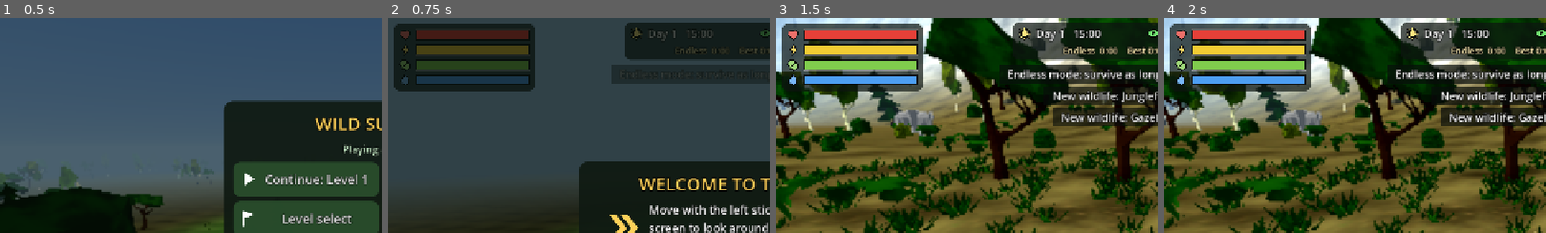
Above: before the commit, frames 1-4 (left to right).
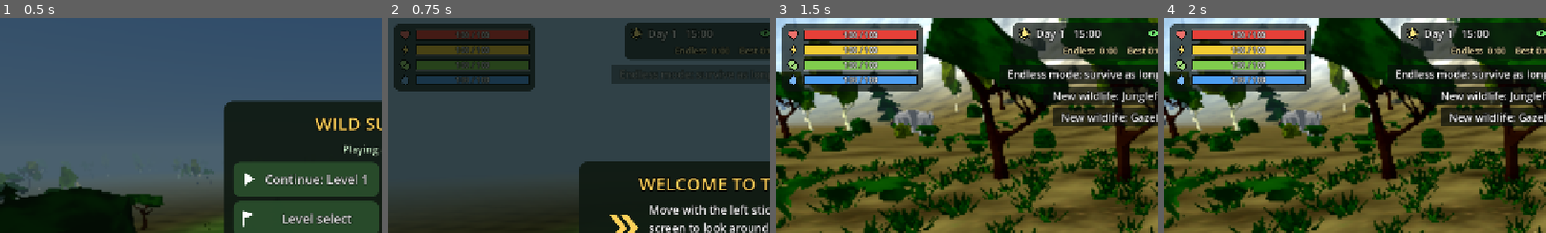
Above: after the commit, the same moments.

Repository: hamzaqadir6666-pixel/wild-survival-mobile
Game: Godot game, scene res://scenes/main.tscn
Two runs of this game, one before a commit and one after it. Both use one fixed random seed, a clock stepped at 60 frames per second and the inputs below. Sound files missing from this copy of the repository are replaced by a short silence.
Inputs:
- Up to frame 1 (0.5 s): no input
- Up to frame 2 (0.75 s): click "Endless mode" at 0.5 s
- Up to frame 3 (1.5 s): click "Skip" at 1.25 s
- Up to frame 4 (2 s): no input
The pictures show only the part of the screen within x 0-50%, y 0-50%; the shares and areas given below are measured in that part.

Frame 1 is identical in both runs. In frame 2, 0.5% of the frame differs, in the area x 17-27%, y 6-31%; in frame 3, 1.0%; in frame 4, 1.0%.

Commit message:
Hunters keep chasing until you hide (bush, deep water, thicket) with a HIDDEN status line; 30 s thirst countdown; numbers on the bars
Co-authored-by: arena-agent <297053741+arena-agent@users.noreply.github.com>

Diff:
--- a/scripts/animal.gd
+++ b/scripts/animal.gd
@@ -36,7 +36,8 @@
 var in_water := false
 var home := Vector2.ZERO
 var is_bird := false
-var hidden := false      # inside a safe thicket (deer only)
+var hidden := false      # out of sight in a thicket or a bush (player only)
+var hide_kind := 0       # 0 = in the open, 1 = inside an ordinary bush, 2 = inside a safe thicket
 var sneaking := false
 var noise := 0.0         # how far the animal can be heard, metres
 var lie_y := 0.2
--- a/scripts/data.gd
+++ b/scripts/data.gd
@@ -13,16 +13,16 @@
 	"fawn": {"name": "Fawn", "model": "deer", "scale": 0.2, "fur": "fawn", "pat": Color(0.95, 0.92, 0.85), "pat_k": 1.0, "uv": Vector2(2.5, 2.5), "walk": 3.0, "run": 8.0},
 	"lion": {"name": "Lion", "kind": "predator", "tex": "lion", "model": "lion", "scale": 0.37, "fur": "plain", "pat": Color(0.45, 0.3, 0.15), "pat_k": 0.3, "uv": Vector2(3, 3),
 		"walk": 1.6, "run": 10.1, "sight": 34.0, "hear": 1.0, "stalk": 3.0, "charge": 20.0, "chase": 7.0, "memory": 4.0, "dmg": 34.0, "reach": 2.3, "cool": 1.6, "style": "ambush", "sound": "roar", "pitch": 0.62,
-		"info": "Ambush hunter. Hits very hard but only chases for a few seconds."},
+		"info": "Ambush hunter. Hits very hard. Tires after a few seconds, but follows until you hide."},
 	"tiger": {"name": "Tiger", "kind": "predator", "tex": "lioness", "tint": Color(1.25, 0.86, 0.42), "model": "tiger", "scale": 0.38, "fur": "stripes", "pat": Color(0.06, 0.04, 0.03), "pat_k": 1.0, "uv": Vector2(1.6, 1.6),
 		"walk": 1.5, "run": 9.7, "sight": 38.0, "hear": 1.2, "stalk": 14.0, "charge": 9.0, "chase": 6.0, "memory": 5.0, "dmg": 30.0, "reach": 2.3, "cool": 1.5, "style": "stalk", "sound": "snarl", "pitch": 0.6,
 		"info": "Stalks silently until it is very close, then pounces."},
 	"cheetah": {"name": "Cheetah", "kind": "predator", "tex": "lioness", "tint": Color(1.2, 1.05, 0.72), "model": "cheetah", "scale": 0.29, "wide": 0.82, "fur": "spots", "pat": Color(0.07, 0.05, 0.04), "pat_k": 1.0, "uv": Vector2(3.0, 3.0),
 		"walk": 1.7, "run": 13.6, "sight": 46.0, "hear": 0.9, "stalk": 2.0, "charge": 30.0, "chase": 5.0, "memory": 3.0, "dmg": 22.0, "reach": 2.0, "cool": 1.3, "style": "sprint", "sound": "snarl", "pitch": 0.95,
-		"info": "By far the fastest hunter, but it gives up after a short sprint."},
+		"info": "By far the fastest hunter, but it tires after a short sprint."},
 	"hyena": {"name": "Hyena", "kind": "predator", "tex": "hyena", "model": "hyena", "scale": 0.30, "fur": "blotch", "pat": Color(0.16, 0.12, 0.09), "pat_k": 0.0, "uv": Vector2(2.0, 2.0),
 		"walk": 1.6, "run": 8.0, "sight": 36.0, "hear": 1.3, "stalk": 4.0, "charge": 16.0, "chase": 40.0, "memory": 9.0, "dmg": 14.0, "reach": 1.9, "cool": 1.4, "style": "pack_circle", "sound": "laugh", "pitch": 1.25, "pack": 3,
-		"info": "Hunts in packs of three, circles its prey and almost never gives up."},
+		"info": "Hunts in packs of three, circles its prey and hardly tires."},
 	"wolf": {"name": "Wolf", "kind": "predator", "model": "wolf", "scale": 0.33, "fur": "plain", "pat": Color(0.2, 0.2, 0.2), "pat_k": 0.35, "uv": Vector2(3, 3),
 		"walk": 1.7, "run": 8.6, "sight": 40.0, "hear": 1.4, "stalk": 3.0, "charge": 22.0, "chase": 30.0, "memory": 7.0, "dmg": 16.0, "reach": 1.9, "cool": 1.3, "style": "pack_chase", "sound": "howl", "pitch": 0.55, "pack": 3,
 		"info": "Packs of three that keep chasing for a very long time."},
--- a/scripts/player.gd
+++ b/scripts/player.gd
@@ -19,6 +19,8 @@
 var air := 0.0                 # height above the ground while jumping
 var swimming := false
 var sprinting := false
+const THIRST_TIME := 30.0
+var thirst_left := 0.0          # seconds left to drink once the water bar is empty (0 = not counting)
 var action := ""               # "", "graze", "drink"
 var action_time := 0.0
 var poison := 0.0
@@ -71,7 +73,7 @@
 	alive = true
 	cause = ""
 	refresh_abilities()
-	health = max_health; stamina = max_stamina; food = 100.0; water = 100.0
+	health = max_health; stamina = max_stamina; food = 100.0; water = 100.0; thirst_left = 0.0
 	poison = 0.0; vy = 0.0; air = 0.0; action = ""; exhausted = false; regen_block = 0.0
 	distance_walked = 0.0
 	_warn_food = false; _warn_water = false
@@ -154,8 +156,14 @@
 		health -= 1.6 * delta
 		if health <= 0.0: health = 0.0; die("Starvation"); return
 	if water <= 0.0:
-		health -= 2.0 * delta
-		if health <= 0.0: health = 0.0; die("Thirst"); return
+		# an empty water bar starts a 30 second countdown instead of hurting at once
+		if thirst_left <= 0.0:
+			thirst_left = THIRST_TIME
+			note.emit("Water is empty! Drink within %d seconds." % int(THIRST_TIME), 2)
+		thirst_left -= delta
+		if thirst_left <= 0.0:
+			thirst_left = 0.0; health = 0.0; die("Thirst"); return
+	else: thirst_left = 0.0
 	if poison > 0.0:
 		poison -= delta
 		health -= 4.0 * delta
@@ -227,7 +235,8 @@
 	splash.emitting = (in_water and speed > 0.5 and air <= 0.0) or (ground < -0.05 and ground >= -swim_depth and speed > 2.5 and air <= 0.0)
 	splash.position.y = (-position.y) + 0.05 if ground < 0.0 else 0.0
 	if blob: blob.visible = not in_water and air < 2.5
-	hidden = World.thicket_at(position.x, position.z) >= 0
+	hide_kind = 2 if World.thicket_at(position.x, position.z) >= 0 else (1 if air <= 0.0 and not in_water and World.bush_at(position.x, position.z) else 0)
+	hidden = hide_kind > 0
 	# ---- noise heard by hunters ----
 	if has("ghostfern"): noise = 0.0
 	elif speed < 0.3: noise = 0.0
--- a/scripts/predator.gd
+++ b/scripts/predator.gd
@@ -13,6 +13,7 @@
 var aware := 0.0                   # 0..1 suspicion of the deer
 var last_seen := Vector2.ZERO
 var unseen := 0.0
+var blocked := 0.0
 var chase_time := 0.0
 var tired := 0.0
 var hunger := 30.0
@@ -58,6 +59,7 @@
 		CHASE:
 			chase_time = 0.0
 			unseen = 0.0
+			blocked = 0.0
 
 func _patrol_point() -> Vector2:
 	if style == "water":
@@ -75,9 +77,17 @@
 	return h > -0.45
 
 ## deer sensing: sight (cone, shorter when the deer sneaks, at night or in rain) and hearing
+## the player is out of this hunter's sight: in a safe thicket, deep inside a bush (unless the hunter
+## is right on top of it), or swimming where a land hunter cannot follow
+func cant_see(deer: Animal) -> bool:
+	if deer.hide_kind == 2: return true
+	# a bush only works with a head start: a hunter within 4 m when you slip in has seen where you went
+	if deer.hide_kind == 1: return unseen > 0.0 or dist_to(deer.position) > 4.0
+	return deer.in_water and style != "water"
+
 func senses_deer() -> bool:
 	var deer: Player = fauna.deer
-	if deer == null or not deer.alive or deer.hidden: return false
+	if deer == null or not deer.alive or cant_see(deer): return false
 	var d := dist_to(deer.position)
 	if style == "water":
 		return d < cfg.sight and World.height(deer.position.x, deer.position.z) < 0.7
@@ -185,7 +195,7 @@
 func _stalk(delta: float, sensed: bool) -> void:
 	var deer: Player = fauna.deer
 	var d := dist_to(deer.position)
-	if not deer.alive or aware <= 0.05 or (deer.hidden and unseen > 2.0):
+	if not deer.alive or aware <= 0.05 or (cant_see(deer) and unseen > 2.0):
 		on_deer = false
 		target = null
 		aware = 0.0
@@ -226,10 +236,15 @@
 	var d := pos2().distance_to(tp)
 	if on_deer:
 		var deer := target
-		if deer.hidden:
+		if cant_see(deer):
+			# it hid: the hunter searches for a moment, then leaves
 			unseen += delta
-			if unseen > 1.5:
+			if unseen > (3.0 if deer.in_water else 1.5):
 				give_up(8.0); return
+			# slows to a walk and noses around where it last saw you
+			if pos2().distance_to(last_seen) > 2.5: _go(last_seen, float(cfg.walk) * 1.6, delta)
+			else: _hold(deer, delta)
+			return
 		elif d > float(cfg.sight) * 1.6:
 			unseen += delta
 			if unseen > cfg.memory:
@@ -240,14 +255,15 @@
 		else:
 			unseen = 0.0
 			last_seen = tp
-		if chase_time > cfg.chase:
-			give_up(14.0 if style == "sprint" else 9.0); return
 		if style == "water" and pos2().distance_to(home) > 16.0:
 			give_up(5.0); return
 	elif chase_time > 9.0 or d > 60.0:
 		hunger = 30.0
 		give_up(3.0); return
 	var spd: float = cfg.run
+	# a hunter no longer gives up while it can see its prey, but it tires: after its best
+	# effort (cfg.chase seconds) it slows down, which is the chance to get out of sight
+	if on_deer and chase_time > float(cfg.chase): spd *= lerpf(1.0, 0.8, clampf((chase_time - float(cfg.chase)) / 6.0, 0.0, 1.0))
 	if style == "stalk" and chase_time < 1.6: spd *= 1.3          # the pounce
 	if style == "pack_circle" and on_deer and pack.size() > 1:
 		# circle the deer; one pack member at a time darts in
@@ -262,8 +278,10 @@
 	var before := pos2()
 	_go(tp, spd, delta)
 	if speed == 0.0 and before.distance_to(pos2()) < 0.01:
-		# blocked (water or a safe thicket): pace and lose interest faster
-		chase_time += delta * 1.5
+		# blocked by something it cannot cross: pace, and leave if that lasts
+		blocked += delta
+		if blocked > 5.0:
+			give_up(6.0); return
 		face(tp - pos2(), delta, 6.0)
 		play("idle")
 
@@ -288,7 +306,7 @@
 		hit_done = true
 		if valid and target.alive and dist_to(target.position) < contact + 0.9:
 			if on_deer:
-				if not target.hidden: fauna.hit_deer(self, cfg.dmg)
+				if target.hide_kind != 2: fauna.hit_deer(self, cfg.dmg)
 			else:
 				(target as Prey).kill()
 				fauna.animal_sound(self, "thud", 1.0, 0.7)
--- a/scripts/ui/hud.gd
+++ b/scripts/ui/hud.gd
@@ -16,6 +16,8 @@
 var notes: Array = []            # {text, kind, age}
 var flash := 0.0
 var hint := ""
+var status_text := ""          # what the green status line says right now
+var thirst_text := ""
 var _acc := 0.0
 var _font: Font
 
@@ -75,6 +77,11 @@
 	draw_rect(Rect2(b.position + Vector2(2, 2), Vector2((b.size.x - 4) * clampf(frac, 0.0, 1.0), b.size.y - 4)), c)
 	draw_rect(b, Color(1, 1, 1, 0.35), false, 1.0)
 
+## bar with its number, e.g. "74 / 100"
+func _bar_n(r: Rect2, value: float, full: float, col: Color, icon_name: String, low: bool) -> void:
+	_bar(r, value / full, col, icon_name, low)
+	_text(Vector2(r.position.x + 28, r.position.y + r.size.y * 0.5 + 5.0), "%d / %d" % [int(ceil(value)), int(round(full))], 13, Color.WHITE, HORIZONTAL_ALIGNMENT_CENTER, r.size.x - 28)
+
 func _draw() -> void:
 	if game == null or game.player == null or rects.is_empty(): return
 	var p: Player = game.player
@@ -83,10 +90,10 @@
 	var rb: Rect2 = rects.bars
 	draw_style_box(_panel, rb)
 	var row := (rb.size.y - 12.0) / 4.0
-	_bar(Rect2(rb.position + Vector2(8, 6), Vector2(rb.size.x - 16, row)), p.health / p.max_health, Color(0.9, 0.25, 0.22), "heart", p.health < p.max_health * 0.3)
-	_bar(Rect2(rb.position + Vector2(8, 6 + row), Vector2(rb.size.x - 16, row)), p.stamina / p.max_stamina, Color(0.95, 0.8, 0.2), "bolt", p.exhausted)
-	_bar(Rect2(rb.position + Vector2(8, 6 + row * 2), Vector2(rb.size.x - 16, row)), p.food / 100.0, Color(0.5, 0.8, 0.3), "leaf", p.food < 20.0)
-	_bar(Rect2(rb.position + Vector2(8, 6 + row * 3), Vector2(rb.size.x - 16, row)), p.water / 100.0, Color(0.3, 0.62, 0.95), "drop", p.water < 20.0)
+	_bar_n(Rect2(rb.position + Vector2(8, 6), Vector2(rb.size.x - 16, row)), p.health, p.max_health, Color(0.9, 0.25, 0.22), "heart", p.health < p.max_health * 0.3)
+	_bar_n(Rect2(rb.position + Vector2(8, 6 + row), Vector2(rb.size.x - 16, row)), p.stamina, p.max_stamina, Color(0.95, 0.8, 0.2), "bolt", p.exhausted)
+	_bar_n(Rect2(rb.position + Vector2(8, 6 + row * 2), Vector2(rb.size.x - 16, row)), p.food, 100.0, Color(0.5, 0.8, 0.3), "leaf", p.food < 20.0)
+	_bar_n(Rect2(rb.position + Vector2(8, 6 + row * 3), Vector2(rb.size.x - 16, row)), p.water, 100.0, Color(0.3, 0.62, 0.95), "drop", p.water < 20.0)
 	# abilities owned
 	var ra: Rect2 = rects.abilities
 	var ax := ra.position.x + 15.0
@@ -133,6 +140,22 @@
 		draw_rect(r, Color(0.03, 0.05, 0.04, 0.7 * a))
 		_text(Vector2(rn.position.x, y + 23), n.text, 18, Color(col2.r, col2.g, col2.b, a), HORIZONTAL_ALIGNMENT_CENTER, rn.size.x)
 		y += 36.0
+	# status lines under the notes: hidden (green), dying of thirst (red)
+	var sy: float = rn.position.y + 132.0
+	status_text = ""
+	if p.alive and p.hidden:
+		status_text = "HIDDEN"
+		_text(Vector2(rn.position.x, sy), status_text, 24, Color(0.35, 1.0, 0.4), HORIZONTAL_ALIGNMENT_CENTER, rn.size.x)
+		sy += 28.0
+	elif p.alive and p.in_water:
+		status_text = "HIDDEN IN WATER"
+		_text(Vector2(rn.position.x, sy), status_text, 22, Color(0.35, 1.0, 0.4), HORIZONTAL_ALIGNMENT_CENTER, rn.size.x)
+		_text(Vector2(rn.position.x, sy + 18.0), "crocodiles can still see you", 13, Color(0.8, 1.0, 0.8), HORIZONTAL_ALIGNMENT_CENTER, rn.size.x)
+		sy += 44.0
+	thirst_text = ""
+	if p.alive and p.thirst_left > 0.0:
+		thirst_text = "DRINK WATER!  %d s" % int(ceil(p.thirst_left))
+		_text(Vector2(rn.position.x, sy), thirst_text, 24, Color(1.0, 0.35, 0.3), HORIZONTAL_ALIGNMENT_CENTER, rn.size.x)
 	# what the action button will do
 	if hint != "" and game.controls.buttons.has("act"):
 		var b: Dictionary = game.controls.buttons.act
--- a/scripts/ui/menus.gd
+++ b/scripts/ui/menus.gd
@@ -14,7 +14,7 @@
 	["leaf", "Keep four bars up: health, stamina, food and water. Stand on grass and press the leaf button to graze, stand at a shore to drink."],
 	["eye", "Hunters find you by sight, sound and distance. SAFE: nobody knows. WATCHED: something noticed you. HUNTED: run!"],
 	["sneak", "SNEAK makes you quiet and hard to see. Thick bushes marked on the map are safe thickets - no hunter follows you inside."],
-	["wave", "Deep water stops most hunters, but crocodiles wait at the water's edge. Each hunter gives up after its own time."],
+	["wave", "A hunter that sees you does not give up: get out of sight. Swim into deep water (crocodiles still see you) or stand inside a bush until HIDDEN appears."],
 	["clover", "Glowing rare plants give permanent abilities: speed, night vision, health, stamina, silent steps and more. Red toadstools are poison."],
 	["flag", "Finish the goals at the top of the screen to complete a level. Find landmarks and thickets for bonuses."],
 ]
--- a/scripts/vegetation.gd
+++ b/scripts/vegetation.gd
@@ -17,6 +17,8 @@
 	"dead_a": [0, 1.0, 0.07], "dead_b": [0, 1.0, 0.05], "dead_c": [0, 1.0, 0.07], "bush_c": [1, 1.0, 0.0], "bush_d": [1, 1.0, 0.0],
 	"fern_a": [2, 1.0, 0.0], "fern_b": [2, 1.0, 0.0], "tall_grass": [2, 2.4, 0.0], "lily": [2, 1.0, 0.0],
 }
+# bushes the player can hide in -> leaf radius per unit scale
+const HIDE_IN := {"bush_a": 0.8, "bush_b": 0.7, "bush_c": 0.8, "bush_d": 0.7, "bush_berry": 0.8, "banana": 0.35}
 var material: ShaderMaterial
 var meshes := {}
 var lod_meshes := {}
@@ -100,6 +102,7 @@
 		var b := Basis(Vector3.UP, rot).scaled(Vector3(sc * cfg[1], sc, sc * cfg[1]))
 		xf.append(Transform3D(b, Vector3(x, y, z)))
 		if cfg[2] > 0.0: World.add_tree(x, z, cfg[2] * sc)
+		elif HIDE_IN.has(tname): World.add_bush(x, z, float(HIDE_IN[tname]) * sc)
 		_pos += 1
 	var cx := (ck % 16) * 64.0 + 32.0
 	var cz := (ck / 16) * 64.0 + 32.0
--- a/scripts/world.gd
+++ b/scripts/world.gd
@@ -23,6 +23,7 @@
 var lakes: Array = []
 var plants: Array = []        # {t,x,z}
 var veg_types: Array = []
+var bush_grid := {}           # same layout: bushes big enough to hide in
 var tree_grid := {}           # cell key -> PackedFloat32Array [x, z, radius, ...]
 var loaded := false
 
@@ -95,6 +96,26 @@
 	arr.append(x); arr.append(z); arr.append(radius)
 	tree_grid[key] = arr
 
+func add_bush(x: float, z: float, radius: float) -> void:
+	var key := int(x / 8.0) + int(z / 8.0) * 1000
+	var arr: PackedFloat32Array = bush_grid.get(key, PackedFloat32Array())
+	arr.append(x); arr.append(z); arr.append(radius)
+	bush_grid[key] = arr
+
+## is this point inside the leaves of a bush?
+func bush_at(x: float, z: float) -> bool:
+	var cx := int(x / 8.0)
+	var cz := int(z / 8.0)
+	for oz in [-1, 0, 1]:
+		for ox in [-1, 0, 1]:
+			var arr = bush_grid.get(cx + ox + (cz + oz) * 1000)
+			if arr == null: continue
+			for i in range(0, arr.size(), 3):
+				var dx: float = x - arr[i]
+				var dz: float = z - arr[i + 1]
+				if dx * dx + dz * dz < arr[i + 2] * arr[i + 2]: return true
+	return false
+
 ## pushes a position out of tree trunks; returns the corrected position
 func collide_trees(p: Vector2, body: float) -> Vector2:
 	var cx := int(p.x / 8.0)
--- a/tests/bot.gd
+++ b/tests/bot.gd
@@ -303,7 +303,7 @@
 	check("hunter that gave up walks home (return state)", lion.state == Predator.RETURN or lion.state == Predator.REST or lion.state == Predator.PATROL, Predator.STATE_NAMES[lion.state])
 	_quiet()
 
-	# ---------------- lion gives up after a short chase
+	# ---------------- a lion that loses sight of a fast deer stops chasing and searches
 	_place(690, 380)           # East Lawn
 	var l2: Predator = g.fauna._make_predator("lion", Vector2(690, 398))
 	l2.pack = [l2]
@@ -314,12 +314,13 @@
 	g.cam_yaw = 0.0
 	var t_chase := 0.0
 	var t0: float = g.run_time
-	for i in 6000:
-		await get_tree().process_frame
+	for i in 9000:
+		await get_tree().process_frame
+		p.stamina = p.max_stamina
 		if l2.state != Predator.CHASE and l2.state != Predator.ATTACK:
 			t_chase = g.run_time - t0; break
 	c.move = Vector2.ZERO; c.sprint = false
-	check("lion gives up after a short chase", t_chase > 2.0 and t_chase < 12.0, "(%.1f s)" % t_chase)
+	check("a lion left far behind loses sight and searches instead of chasing", t_chase > 2.0 and l2.dist_to(p.position) > 30.0, "(%.1f s, %.0f m)" % [t_chase, l2.dist_to(p.position)])
 	Save.d.abilities = {}; p.refresh_abilities()
 	_quiet()
 
@@ -401,7 +402,7 @@
 	p.health = p.max_health
 	var ch: Predator = g.fauna._make_predator("cheetah", Vector2(400, 548)); ch.pack = [ch]
 	check("cheetah is the fastest hunter and faster than the deer", ch.cfg.run > D.SPECIES.lion.run and ch.cfg.run > D.SPECIES.deer.run * 1.255)
-	check("cheetah gives up sooner than a wolf pack", ch.cfg.chase < D.SPECIES.wolf.chase and D.SPECIES.hyena.chase > D.SPECIES.lion.chase)
+	check("cheetah gives up sooner than a wolf pack", ch.cfg.chase < D.SPECIES.wolf.chase and D.SPECIES.hyena.chase > D.SPECIES.lion.chase)  # chase = seconds before it tires
 	_quiet()
 	# crocodile at the water's edge
 	var cs: Array = World.info.crocs[0]
@@ -745,6 +746,87 @@
 	var tuft_tris: int = g.grass.multimesh.mesh.surface_get_arrays(0)[Mesh.ARRAY_VERTEX].size() / 3
 	var per_m2: float = tufts / (PI * g.grass._radius * g.grass._radius)
 	check("grass is dense: at least one tuft for every 2 square metres of meadow", per_m2 > 0.5 and tuft_tris <= 12, "(%d tufts, %.2f per m2, %d tris each)" % [tufts, per_m2, tuft_tris])
+	# ---------------- hunters do not give up while they can see you
+	_place(400, 520)
+	var dogged: Predator = g.fauna._make_predator("lion", Vector2(418, 520))
+	dogged.pack = [dogged]
+	dogged.last_seen = p.pos2()
+	dogged.engage()
+	var still := true
+	var t1: float = g.run_time
+	while g.run_time - t1 < 26.0:
+		await get_tree().process_frame
+		p.health = p.max_health
+		if dogged.state != Predator.CHASE and dogged.state != Predator.ATTACK: still = false; break
+	check("a lion that can see you is still after you 26 s later (it used to quit after 7 s)", still, Predator.STATE_NAMES[dogged.state])
+	# ... until you hide in a bush
+	var bush := Vector2.ZERO
+	for key in World.bush_grid:
+		var arr: PackedFloat32Array = World.bush_grid[key]
+		var q := Vector2(arr[0], arr[1])
+		if arr[2] > 1.2 and World.thicket_at(q.x, q.y, 25.0) < 0 and World.height(q.x, q.y) > 0.5 and World.playable(q.x + 20.0, q.y) and World.height(q.x + 20.0, q.y) > 0.5:
+			bush = q; break
+	_quiet()
+	_place(bush.x + 5.0, bush.y)
+	await frames(8)
+	var open_ok: bool = not p.hidden and g.hud.status_text == ""
+	var seeker: Predator = g.fauna._make_predator("lion", Vector2(bush.x + 20.0, bush.y))
+	seeker.pack = [seeker]
+	seeker.last_seen = p.pos2()
+	seeker.engage()
+	_place(bush.x, bush.y)
+	var lost := false
+	var shown := false
+	for i in 400:
+		await get_tree().process_frame
+		_place(bush.x, bush.y)
+		p.health = p.max_health
+		if g.hud.status_text == "HIDDEN": shown = true
+		if seeker.state != Predator.CHASE and seeker.state != Predator.ATTACK and seeker.state != Predator.STALK: lost = true; break
+	check("standing inside a bush hides you: green HIDDEN text appears", open_ok and p.hidden and p.hide_kind == 1 and shown, "(bush at %.0f, %.0f)" % [bush.x, bush.y])
+	check("the hunter loses a deer hidden in a bush and leaves", lost, Predator.STATE_NAMES[seeker.state])
+	_quiet()
+	# ... or swim into deep water
+	var deep := Vector2.ZERO
+	for i in 16000:
+		var q2 := Vector2(40 + (i % 126) * 7.5, 40 + (i / 126) * 7.5)
+		if World.height(q2.x, q2.y) < -p.swim_depth - 0.6 and World.playable(q2.x, q2.y):
+			deep = q2; break
+	var shore: Vector2 = World.dry_near(g._rng, deep, 10.0, 40.0)
+	_place(deep.x, deep.y)
+	await frames(8)
+	var swim_hunter: Predator = g.fauna._make_predator("lion", shore)
+	swim_hunter.pack = [swim_hunter]
+	swim_hunter.last_seen = p.pos2()
+	swim_hunter.engage()
+	var lost2 := false
+	for i in 500:
+		await get_tree().process_frame
+		_place(deep.x, deep.y)
+		if swim_hunter.state != Predator.CHASE and swim_hunter.state != Predator.ATTACK and swim_hunter.state != Predator.STALK: lost2 = true; break
+	var croc2: Predator = g.fauna._make_predator("crocodile", shore)
+	check("swimming in deep water hides you from a lion but not from a crocodile", p.in_water and lost2 and swim_hunter.cant_see(p) and not croc2.cant_see(p) and g.hud.status_text == "HIDDEN IN WATER", "(%s)" % g.hud.status_text)
+	_quiet()
+	# ---------------- thirst: 30 seconds to drink
+	_place(400, 520)
+	keep_alive = false
+	p.health = p.max_health; p.food = 100.0
+	p.water = 0.0
+	await secs(3.0)
+	check("empty water bar starts a 30 s countdown and does not hurt yet", p.alive and p.health >= p.max_health - 0.01 and p.thirst_left > 25.0 and p.thirst_left < 28.0 and g.hud.thirst_text.begins_with("DRINK WATER"), "(%.1f s left, '%s')" % [p.thirst_left, g.hud.thirst_text])
+	p.water = 30.0
+	await frames(8)
+	check("drinking cancels the countdown", p.thirst_left == 0.0 and g.hud.thirst_text == "")
+	p.water = 0.0
+	await frames(3)
+	p.thirst_left = 0.3
+	await secs(1.0)
+	check("after 30 s without water the animal dies of thirst", not p.alive and p.cause == "Thirst", p.cause)
+	g.start_level(0)
+	keep_alive = true
+	await frames(3)
+	_quiet()
+	check("the bars are drawn with their numbers", g.hud.has_method("_bar_n"))
 	# ---------------- clock
 	g.sky.hour = 10.0
 	var h0: float = g.sky.hour
